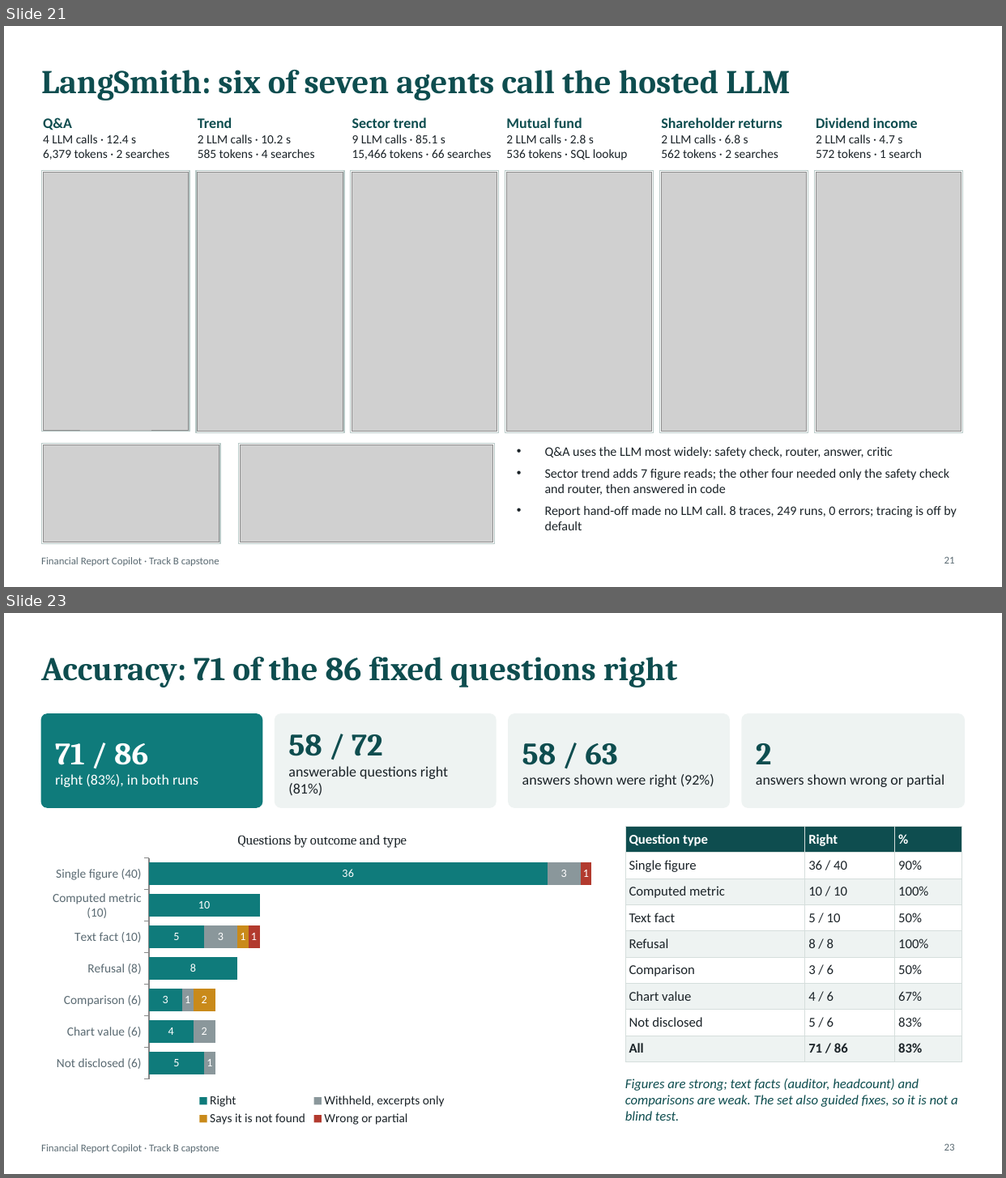
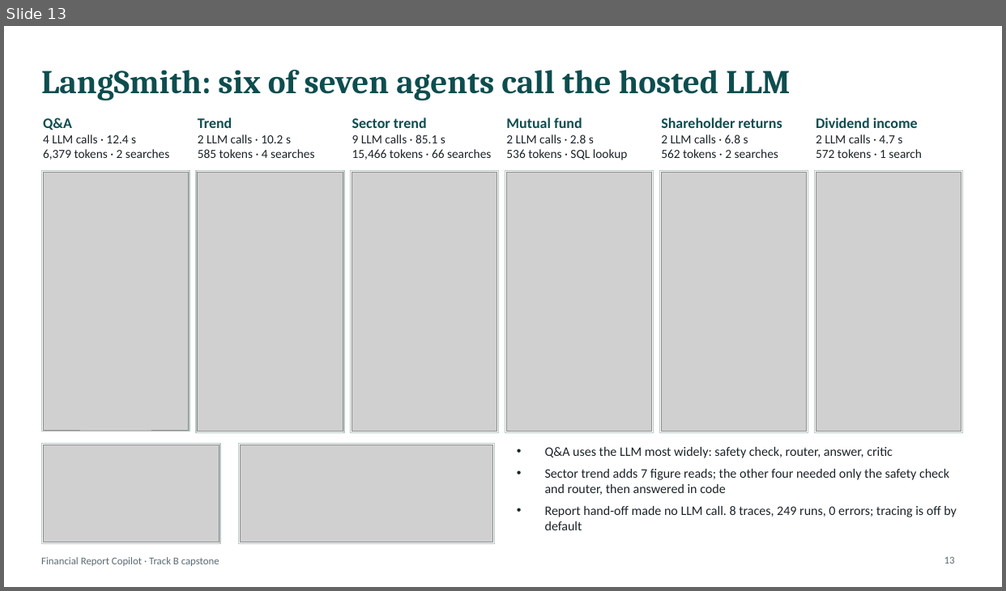
Before and after one commit to rama159065/Capstone, a slide deck: Financial_Report_Copilot_Technical_Deck.pptx. Shown one above the other, each under a label of ours: slides 21 and 23 before the commit, slide 13 after it; the slides between them are not shown. The pictures are 1006x1178 and 1006x591 pixels, drawn with LibreOffice and Linux fonts; fonts in the diff are those of the drawing; grey boxes stand for pictures. Boxes give left, top, right and bottom in pixels: in the first picture for what was removed or moved away, otherwise in the second. Text is boxed around its words. In the diff, an @@ line names an element or a change of style, - is before the commit and + after.

```diff
--- a/Financial_Report_Copilot_Technical_Deck.pptx
+++ b/Financial_Report_Copilot_Technical_Deck.pptx
@@ slide 23 removed at box(4, 613, 1002, 1174), background #FFFFFF; not listed: 1 template element that a slide beside it also shows @@
@@ title removed at box(41, 657, 678, 688) @@
-Accuracy: 71 of the 86 fixed questions right
@@ rounded rectangle removed at box(41, 714, 262, 807) @@
@@ rounded rectangle removed at box(275, 714, 496, 807) @@
@@ rounded rectangle removed at box(509, 714, 730, 807) @@
@@ rounded rectangle removed at box(742, 714, 965, 807) @@
@@ text removed at box(55, 743, 198, 787) @@
-71 / 86
-right (83%), in both runs
@@ text removed at box(288, 735, 448, 796) @@
-58 / 72
-answerable questions right (81%)
@@ text removed at box(522, 743, 714, 787) @@
-58 / 63
-answers shown were right (92%)
@@ text removed at box(756, 774, 944, 787) @@
-2
-answers shown wrong or partial
@@ bar stacked chart removed at box(41, 819, 603, 1130) @@
-title "Questions by outcome and type"
-categories: Not disclosed (6), Chart value (6), Comparison (6), Refusal (8), Text fact (10), Computed metric (10), Single figure (40)
-Right: 5, 4, 3, 8, 5, 10, 36
-Withheld, excerpts only: 1, 2, 1, 0, 3, 0, 3
-Says it is not found: 0, 0, 2, 0, 1, 0, 0
-Wrong or partial: 0, 0, 0, 0, 1, 0, 1
@@ table removed at box(625, 826, 962, 1056), 9 rows, 3 columns @@
-Question type | Right | %
-Single figure | 36 / 40 | 90%
-Computed metric | 10 / 10 | 100%
-Text fact | 5 / 10 | 50%
-Refusal | 8 / 8 | 100%
-Comparison | 3 / 6 | 50%
-Chart value | 4 / 6 | 67%
-Not disclosed | 5 / 6 | 83%
-All | 71 / 86 | 83%
@@ text removed at box(625, 1079, 958, 1121) @@
-Figures are strong; text facts (auditor, headcount) and comparisons are weak. The set also guided fixes, so it is not a blind test.
@@ page number removed at box(944, 1144, 955, 1151) @@
-23
@@ what was slide 21 is now slide 13 @@
@@ page number at box(944, 557, 955, 564): text changed @@
-21
+13
```
Also in this commit, not shown: 14 slides changed, 1 slide added, 16 other slides removed, 1 other file.
